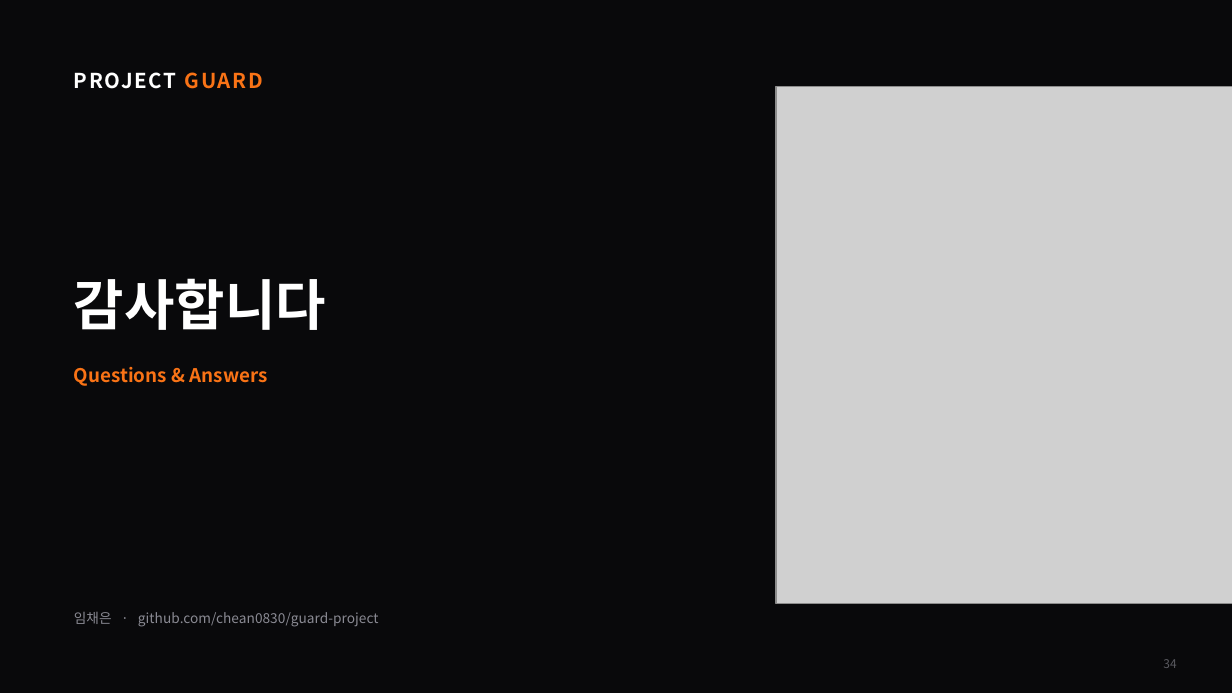
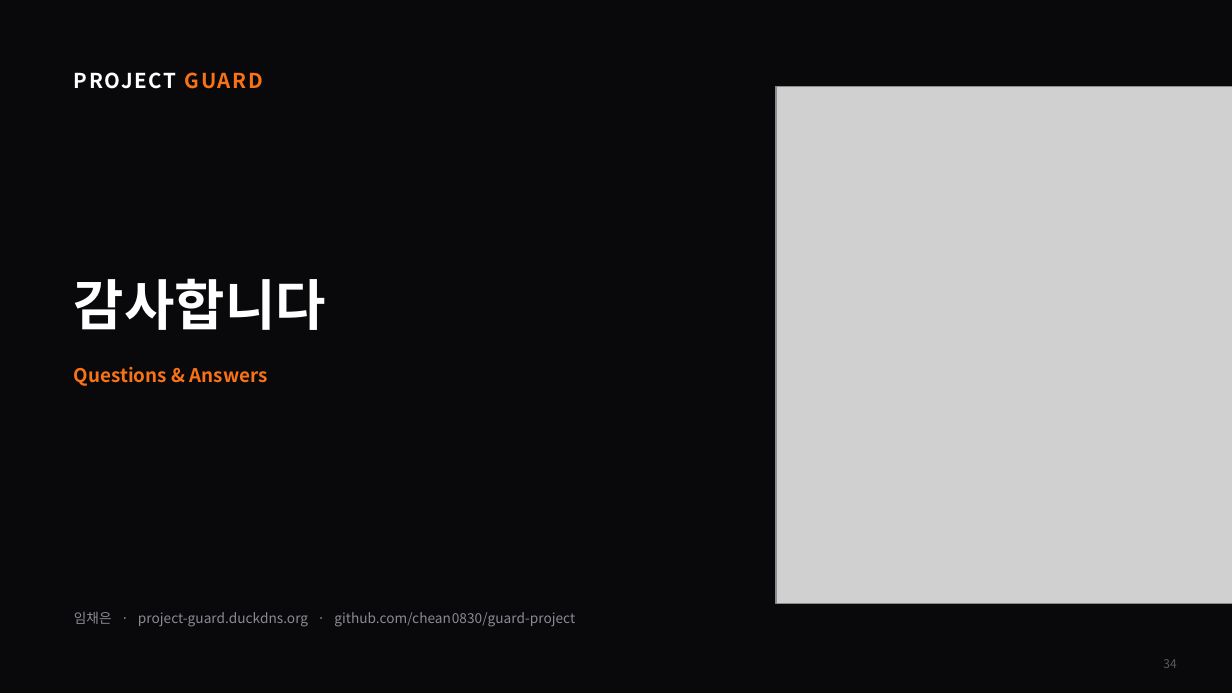
Before and after one commit to chean0830/guard-project, a slide deck: slide 34 of docs/portfolio/ProjectGuard_Portfolio.pptx. Drawn at 1232x693 pixels with LibreOffice and Linux fonts; fonts in the diff are those of the drawing; grey boxes stand for pictures. Boxes give left, top, right and bottom in pixels: in the first picture for what was removed or moved away, otherwise in the second. Text is boxed around its words. In the diff, an @@ line names an element or a change of style, - is before the commit and + after.

```diff
--- a/docs/portfolio/ProjectGuard_Portfolio.pptx
+++ b/docs/portfolio/ProjectGuard_Portfolio.pptx
@@ text at bbox=[74, 612, 575, 627]: text changed @@
-임채은 · github.com/chean0830/guard-project
+임채은 · project-guard.duckdns.org · github.com/chean0830/guard-project
```
Also in this commit, not shown: 6 other slides changed, 9 other files.
